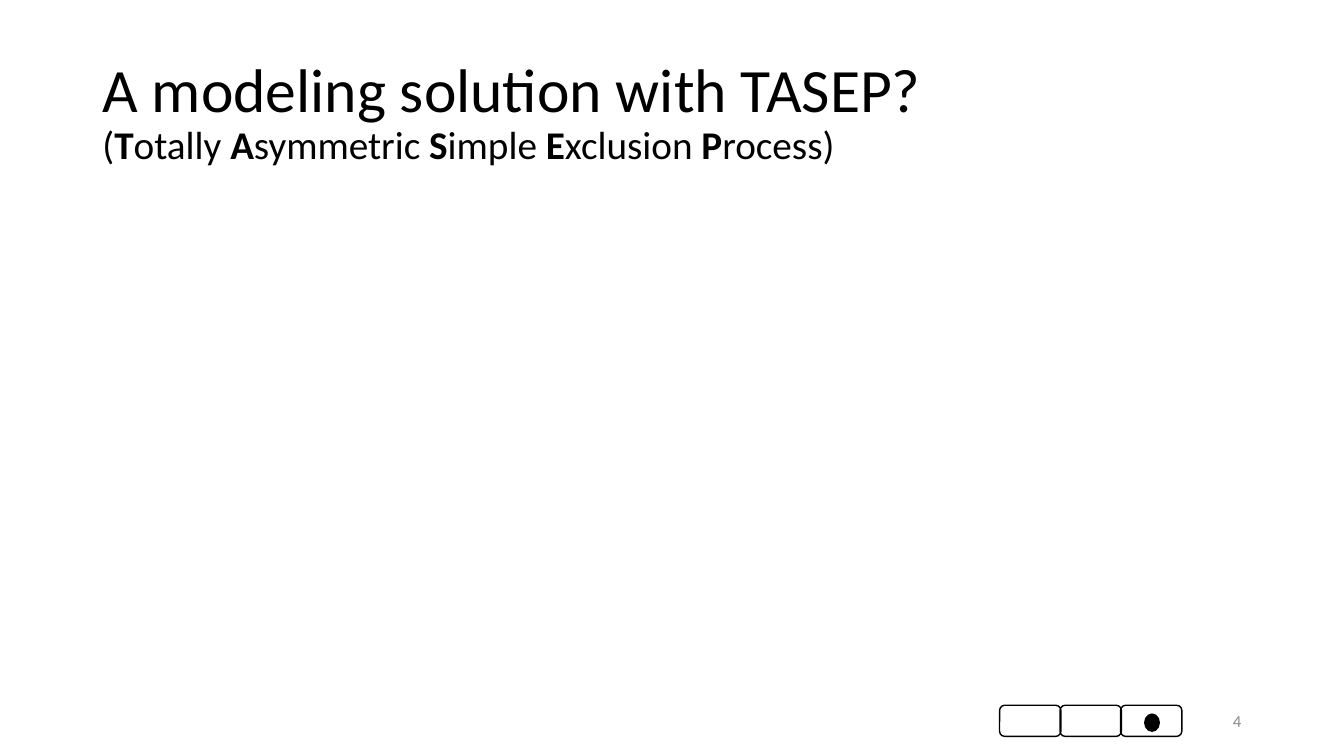
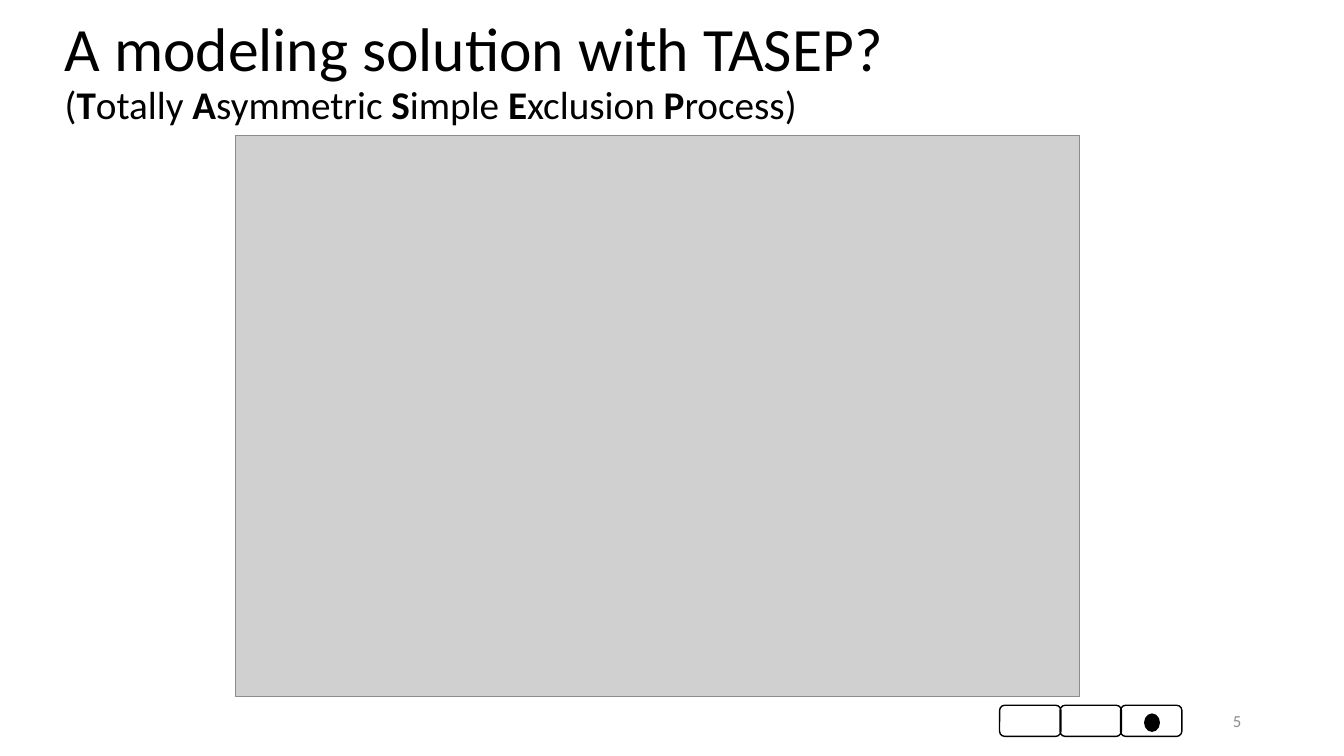
Before and after one commit to gabin-rousseau/roadblock_project, a slide deck: slide 5 of slides/gabinpractice_220224.pptx (slide 4 before the commit). Drawn at 1344x756 pixels with LibreOffice and Linux fonts; fonts in the diff are those of the drawing; grey boxes stand for pictures. Boxes give left, top, right and bottom in pixels: in the first picture for what was removed or moved away, otherwise in the second. Text is boxed around its words. In the diff, an @@ line names an element or a change of style, - is before the commit and + after.

```diff
--- a/slides/gabinpractice_220224.pptx
+++ b/slides/gabinpractice_220224.pptx
@@ title "A modeling solution with TASEP? ...": place and size @@
-title "A modeling solution with TASEP? ..." at [102, 69, 920, 166]
+title "A modeling solution with TASEP? ..." at [65, 28, 882, 126]
@@ picture added at [236, 135, 1080, 696] @@
@@ page number at [1233, 716, 1241, 727]: text changed @@
-4
+5
```
Also in this commit, not shown: 2 other slides changed, 4 slides added, 1 slide removed.
